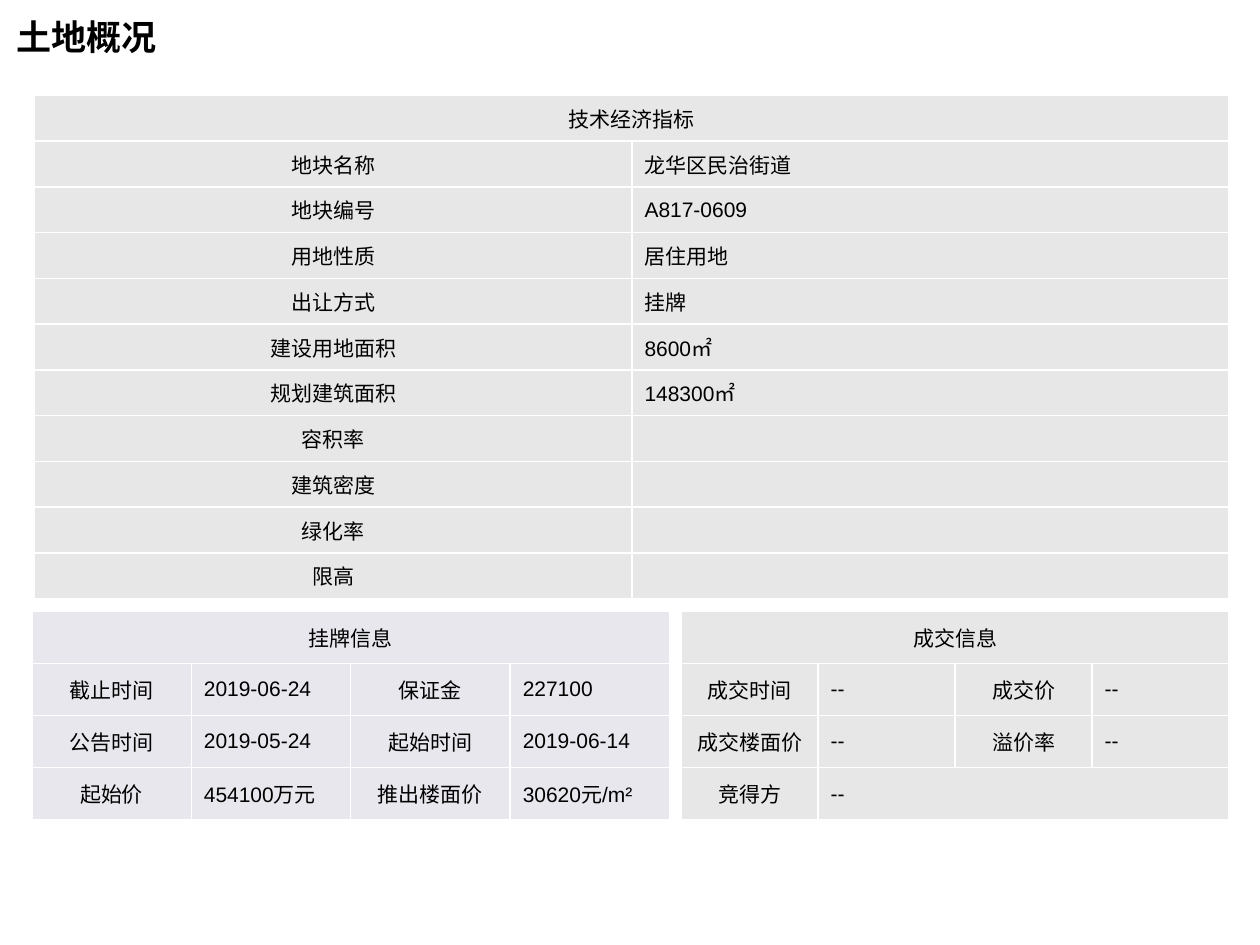
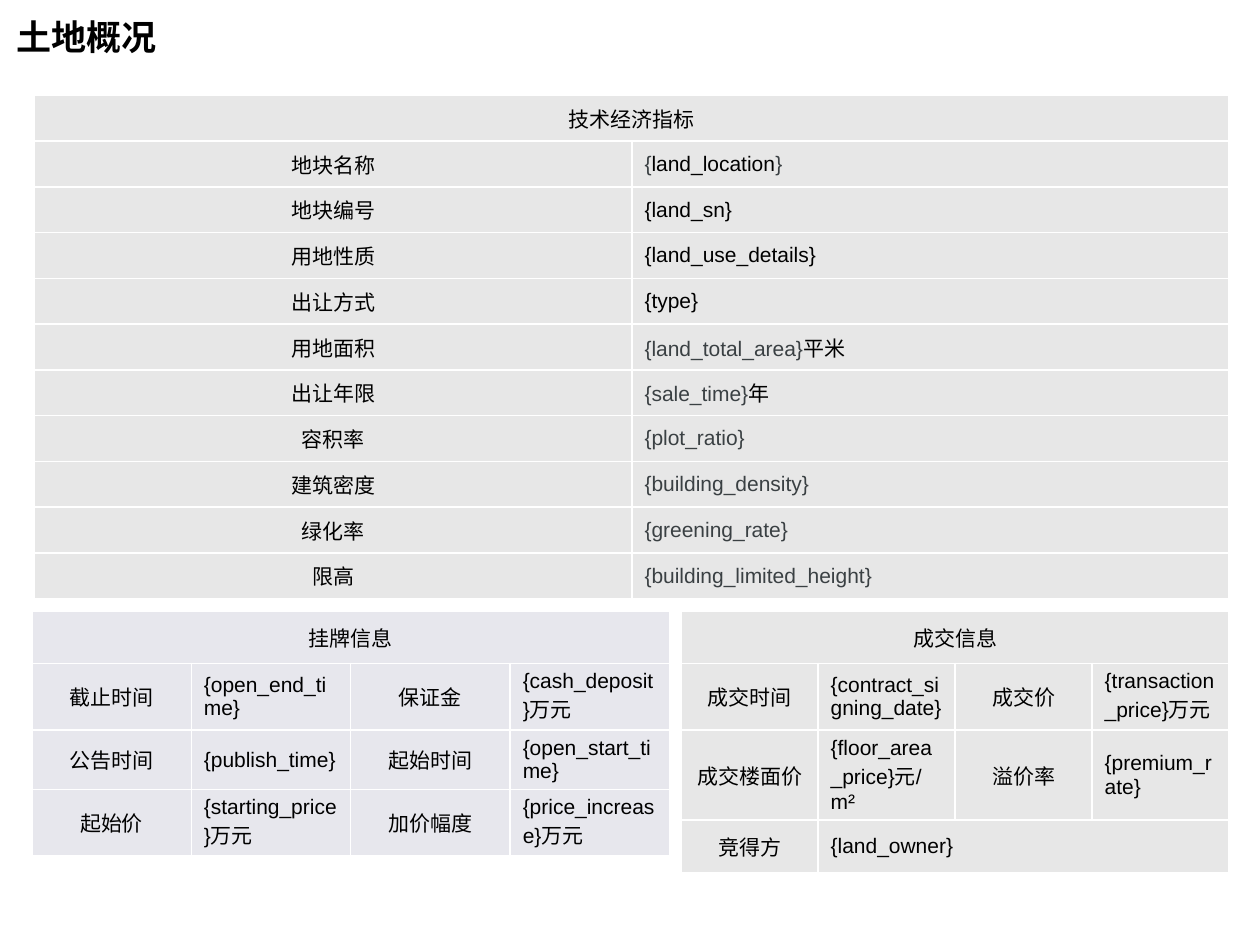
Before and after one commit to lizhou828/python_hello_world, a slide deck: slide 14 of helloWorld/ppt_template/diyun_land_report_template.pptx. Drawn at 1260x945 pixels with LibreOffice and Linux fonts; fonts in the diff are those of the drawing; background and template pictures are left out. Boxes give left, top, right and bottom in pixels: in the first picture for what was removed or moved away, otherwise in the second. Text is boxed around its words. In the diff, an @@ line names an element or a change of style, - is before the commit and + after.

```diff
--- a/helloWorld/ppt_template/diyun_land_report_template.pptx
+++ b/helloWorld/ppt_template/diyun_land_report_template.pptx
@@ table at [35, 96, 1230, 598] @@
-row 2, column 2: 龙华区民治街道
+row 2, column 2: {land_location}
-row 3, column 2: A817-0609
+row 3, column 2: {land_sn}
-row 4, column 2: 居住用地
+row 4, column 2: {land_use_details}
-row 5, column 2: 挂牌
+row 5, column 2: {type}
-row 6, column 1: 建设用地面积
+row 6, column 1: 用地面积
-row 6, column 2: 8600㎡
+row 6, column 2: {land_total_area}平米
-row 7, column 1: 规划建筑面积
+row 7, column 1: 出让年限
-row 7, column 2: 148300㎡
+row 7, column 2: {sale_time}年
-row 8, column 2: 
+row 8, column 2: {plot_ratio}
-row 9, column 2: 
+row 9, column 2: {building_density}
-row 10, column 2: 
+row 10, column 2: {greening_rate}
-row 11, column 2: 
+row 11, column 2: {building_limited_height}
@@ table at [32, 611, 672, 852] @@
-row 2, column 2: 2019-06-24
+row 2, column 2: {open_end_time}
-row 2, column 4: 227100
+row 2, column 4: {cash_deposit}万元
-row 3, column 2: 2019-05-24
+row 3, column 2: {publish_time}
-row 3, column 4: 2019-06-14
+row 3, column 4: {open_start_time}
-row 4: 起始价 | 454100万元 | 推出楼面价 | 30620元/m²
+row 4: 起始价 | {starting_price}万元 | 加价幅度 | {price_increase}万元
@@ table at [682, 611, 1231, 867] @@
-row 2, column 2: --
+row 2, column 2: {contract_signing_date}
-row 2, column 4: --
+row 2, column 4: {transaction_price}万元
-row 3, column 2: --
+row 3, column 2: {floor_area_price}元/m²
-row 3, column 4: --
+row 3, column 4: {premium_rate}
-row 4, column 2: --
+row 4, column 2: {land_owner}
```
Also in this commit, not shown: 5 other files.
